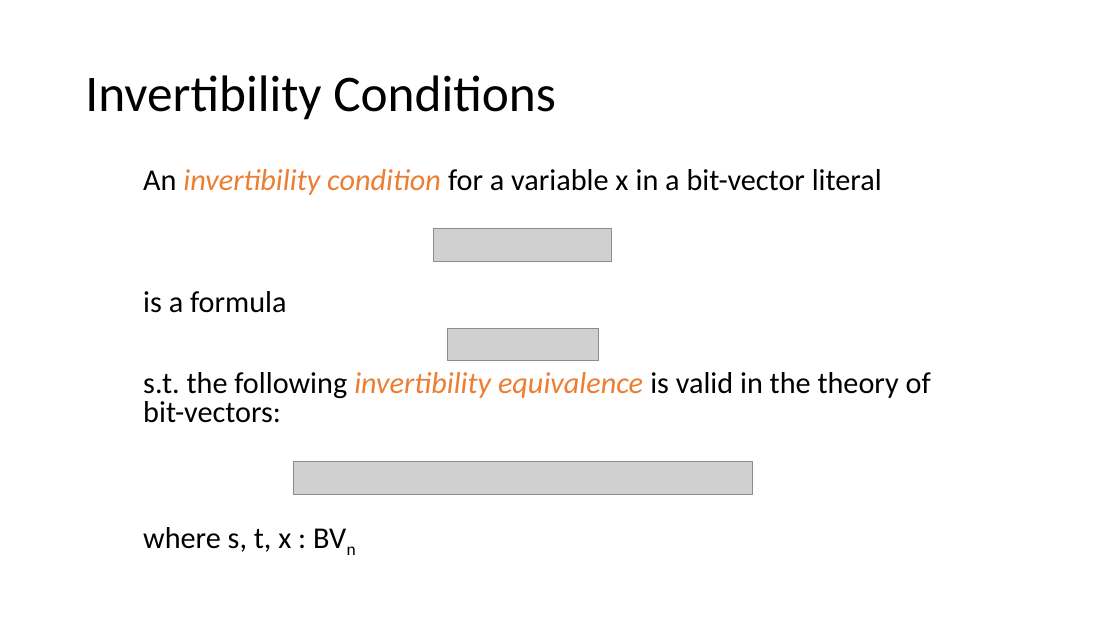
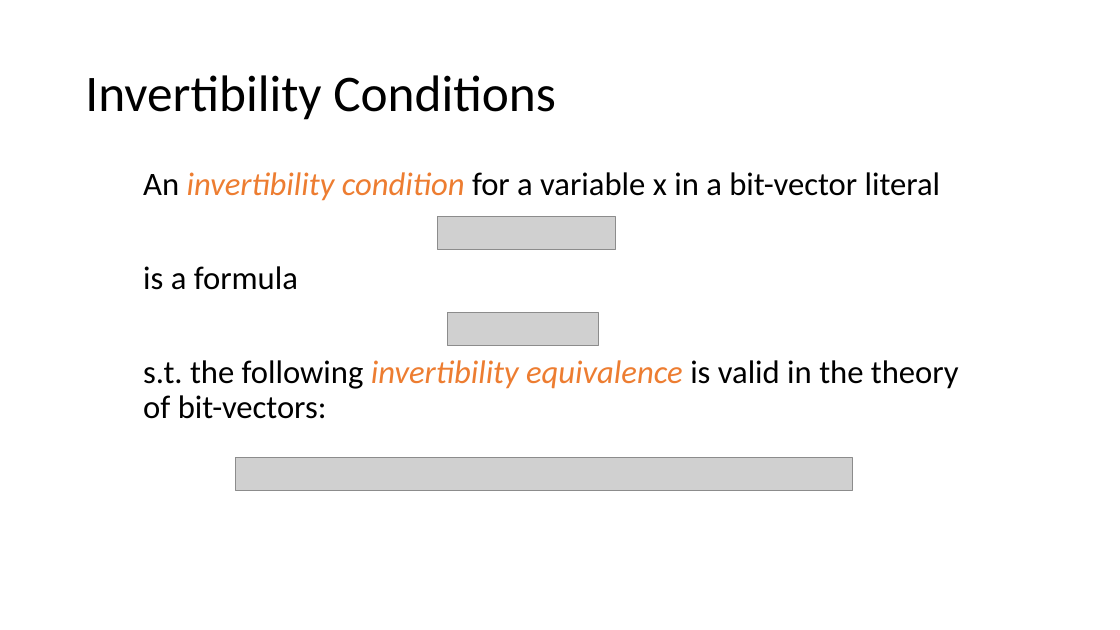
Before and after one commit to arjunvish/fmcad2019, a slide deck: slide 3 of FMCAD Presentation.pptx. Drawn at 1120x630 pixels with LibreOffice and Linux fonts; fonts in the diff are those of the drawing; grey boxes stand for pictures. Boxes give left, top, right and bottom in pixels: in the first picture for what was removed or moved away, otherwise in the second. Text is boxed around its words. In the diff, an @@ line names an element or a change of style, - is before the commit and + after.

```diff
--- a/FMCAD Presentation.pptx
+++ b/FMCAD Presentation.pptx
@@ text "An invertibility condition for a ..." at (143, 172, 959, 419): size 25.9 to 28 pt; line spacing 0.8 to 0.9 @@
@@ picture: place and size @@
-picture at (434, 229, 612, 260)
+picture at (438, 217, 616, 249)
@@ picture: place and size @@
-picture at (447, 329, 598, 360)
+picture at (447, 313, 598, 344)
@@ picture: place and size @@
-picture at (293, 462, 753, 494)
+picture at (236, 458, 853, 490)
@@ text at (143, 527, 291, 552): paragraph removed @@
-where s, t, x : BVn
```
Also in this commit, not shown: 3 other slides changed, 1 slide added, 1 other file.
